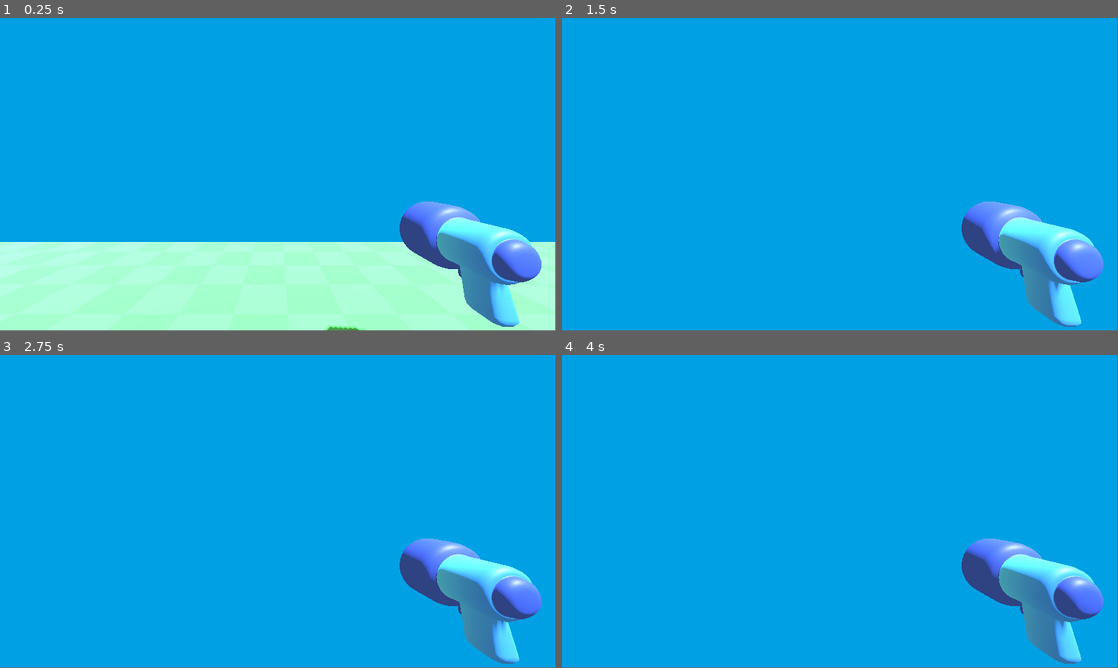
Above: before the commit, frames 1-4 (two rows, left to right).
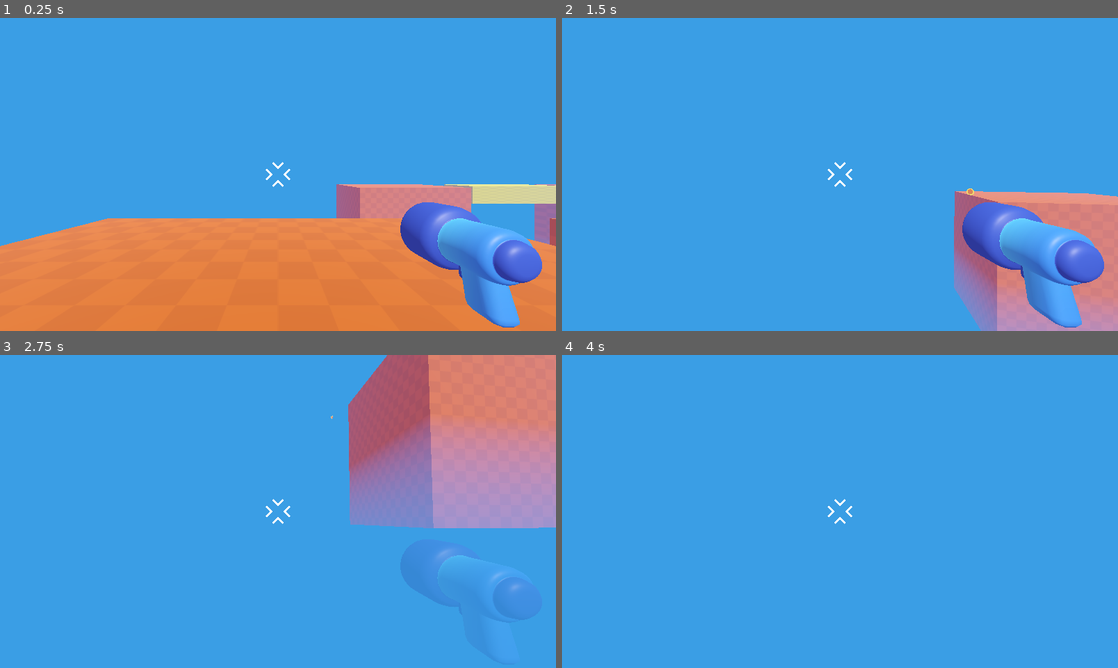
Above: after the commit, the same moments.

Repository: AndresLopez28C/Juego_3DShooter
Game: Godot game, scene res://player/game.tscn
Same seed, same stepped clock (60 frames per second), same inputs: the game is played once before the commit and once after it. Before the commit the project starts from res://level/temporary_level.tscn.
Inputs (mouse positions are in pixels of both pictures, inside the frame that each line leads up to):
- Up to frame 1 (0.25 s): no input
- Up to frame 2 (1.5 s): tap Enter at 0.5 s; move the mouse to (867, 171) at 0.52 s; hold W (Adelante) from 0.53 s (still down); click (867, 171) at 0.6 s; tap Space (Saltar, bound only after the commit) at 0.77, 0.8, 1.07, 1.35 s; move the mouse to (812, 174) at 1.27 s
- Up to frame 3 (2.75 s): keep holding W (Adelante); tap Space (Saltar, bound only after the commit) at 1.52, 1.82, 2.3 s; click (250, 511) at 1.55 s; move the mouse to (289, 505) at 2.02 s; click (289, 505) at 2.1 s
- Up to frame 4 (4 s): keep holding W (Adelante); move the mouse to (834, 514) at 2.77 s; click (834, 514) at 2.85 s; tap Space (Saltar, bound only after the commit) at 3.02, 3.32, 3.5, 3.6, 3.77 s; move the mouse to (878, 514) at 3.52 s
In our replay, the window is 799x449 before the commit and 800x450 after it. These sizes can differ from the game's own. Grey fills any space a smaller window leaves; there, only what the larger window draws over its background counts as a difference.

The runs differ from the first frame. In frame 1, 98% of the frame differs, in the area x 0-100%, y 0-100%; in frame 2, 99%; in frame 3, 99%; in frame 4, 100%.

Commit message:
se añadio arma y disparos, asi como nivel

Diff:
--- /dev/null
+++ b/player/bullet.tscn
@@ -0,0 +1,17 @@
+[gd_scene load_steps=4 format=3 uid="uid://cu8h3u0rlyks5"]
+
+[ext_resource type="PackedScene" uid="uid://bn0mru5tun1mq" path="res://player/projectile/projectile_3d.tscn" id="1_1y6ct"]
+[ext_resource type="Script" uid="uid://due1qnlkduojm" path="res://scripts/bullet.gd" id="1_j40gx"]
+
+[sub_resource type="SphereShape3D" id="SphereShape3D_j40gx"]
+radius = 0.2
+
+[node name="Bullet" type="Area3D"]
+top_level = true
+script = ExtResource("1_j40gx")
+
+[node name="CollisionShape3D" type="CollisionShape3D" parent="."]
+shape = SubResource("SphereShape3D_j40gx")
+
+[node name="projectile3D" parent="." instance=ExtResource("1_1y6ct")]
+transform = Transform3D(-2.1855694e-08, 0, 0.5, 0, 0.5, 0, -0.5, 0, -2.1855694e-08, 0, 0, 0)
--- /dev/null
+++ b/player/game.tscn
@@ -0,0 +1,69 @@
+[gd_scene load_steps=6 format=3 uid="uid://dl7rvkoattgcx"]
+
+[ext_resource type="Texture2D" uid="uid://bos7rridjkps1" path="res://level/checkboard.png" id="1_7ox5r"]
+[ext_resource type="PackedScene" uid="uid://gbmpn7q4h6la" path="res://player/player.tscn" id="1_ijeiy"]
+[ext_resource type="Material" uid="uid://bc6b4hctn24y5" path="res://puente.tres" id="2_nm7jd"]
+
+[sub_resource type="StandardMaterial3D" id="StandardMaterial3D_nm7jd"]
+albedo_color = Color(0.7035471, 0.35487556, 0.06649056, 1)
+albedo_texture = ExtResource("1_7ox5r")
+uv1_scale = Vector3(10, 10, 10)
+
+[sub_resource type="Environment" id="Environment_ijeiy"]
+background_mode = 1
+background_color = Color(0.30363688, 0.76972556, 0.90973794, 1)
+ambient_light_source = 2
+ambient_light_color = Color(0.81645846, 0.61671466, 0.6503666, 1)
+tonemap_mode = 2
+fog_enabled = true
+fog_light_color = Color(0.18751451, 0.48607004, 0.8052652, 1)
+fog_height = -4.35
+fog_height_density = 0.2
+
+[node name="Game" type="Node3D"]
+
+[node name="CSGBox3D" type="CSGBox3D" parent="."]
+transform = Transform3D(1, 0, 0, 0, 1, 0, 0, 0, 1, 0, -5, 0)
+use_collision = true
+size = Vector3(10, 10, 10)
+material = SubResource("StandardMaterial3D_nm7jd")
+
+[node name="CSGBox3D2" type="CSGBox3D" parent="."]
+transform = Transform3D(1, 0, 0, 0, 1, 0, 0, 0, 1, 13.5, -5, 4.5)
+use_collision = true
+size = Vector3(11, 10, 19)
+material = SubResource("StandardMaterial3D_nm7jd")
+
+[node name="CSGBox3D6" type="CSGBox3D" parent="."]
+transform = Transform3D(1, 0, 0, 0, 1, 0, 0, 0, 1, 13.5, -5, -23)
+use_collision = true
+size = Vector3(11, 10, 8)
+material = SubResource("StandardMaterial3D_nm7jd")
+
+[node name="CSGBox3D4" type="CSGBox3D" parent="."]
+transform = Transform3D(1, 0, 0, 0, 1, 0, 0, 0, 1, 39.5, -5, -13.5)
+use_collision = true
+size = Vector3(11, 10, 25)
+material = SubResource("StandardMaterial3D_nm7jd")
+
+[node name="CSGBox3D3" type="CSGBox3D" parent="."]
+transform = Transform3D(1, 0, 0, 0, 1, 0, 0, 0, 1, 27.5, -1, -3)
+use_collision = true
+size = Vector3(11, 2, 4)
+material = ExtResource("2_nm7jd")
+
+[node name="CSGBox3D5" type="CSGBox3D" parent="."]
+transform = Transform3D(1, 0, 0, 0, 1, 0, 0, 0, 1, 27.5, -1, -24)
+material_override = ExtResource("2_nm7jd")
+use_collision = true
+size = Vector3(11, 2, 4)
+material = SubResource("StandardMaterial3D_nm7jd")
+
+[node name="Player" parent="." instance=ExtResource("1_ijeiy")]
+transform = Transform3D(1, 0, 0, 0, 1, 0, 0, 0, 1, 0, 0, 1)
+
+[node name="DirectionalLight3D" type="DirectionalLight3D" parent="."]
+transform = Transform3D(1, 0, 0, 0, 0.7071068, 0.7071068, 0, -0.7071068, 0.7071068, 0, 4, 4)
+
+[node name="WorldEnvironment" type="WorldEnvironment" parent="."]
+environment = SubResource("Environment_ijeiy")
--- a/player/player.tscn
+++ b/player/player.tscn
@@ -1,7 +1,8 @@
-[gd_scene load_steps=6 format=3 uid="uid://gbmpn7q4h6la"]
+[gd_scene load_steps=7 format=3 uid="uid://gbmpn7q4h6la"]
 
 [ext_resource type="PackedScene" uid="uid://chjrhhjvxun3r" path="res://player/simple_gun/gun_model.glb" id="1_oul6g"]
 [ext_resource type="Script" uid="uid://dslr2l5ap5lea" path="res://scripts/player.gd" id="1_rkbax"]
+[ext_resource type="Texture2D" uid="uid://cuyh8hew637ju" path="res://player/reticle.png" id="3_g1dw6"]
 
 [sub_resource type="CapsuleShape3D" id="CapsuleShape3D_kqu6x"]
 
@@ -24,6 +25,10 @@
 [node name="gun_model" parent="Camera3D" instance=ExtResource("1_oul6g")]
 transform = Transform3D(-0.56, 0, -8.455765e-08, 0, 0.56, 0, 8.455765e-08, 0, -0.56, 0.939626, -0.35533273, -1.0053802)
 
+[node name="Marker3D" type="Marker3D" parent="Camera3D"]
+unique_name_in_owner = true
+transform = Transform3D(1, 0, -2.9802322e-08, 0, 1, 0, 2.9802322e-08, 0, 1, 0.9654757, -0.32435715, -1.4865563)
+
 [node name="MeshInstance3D" type="MeshInstance3D" parent="."]
 transform = Transform3D(1, 0, 0, 0, 1, 0, 0, 0, 1, 0, 1, 0)
 visible = false
@@ -33,3 +38,18 @@
 transform = Transform3D(1, 0, 0, 0, 1, 0, 0, 0, 1, 0, 1, -1)
 visible = false
 mesh = SubResource("BoxMesh_kqu6x")
+
+[node name="Reticle" type="TextureRect" parent="."]
+anchors_preset = 8
+anchor_left = 0.5
+anchor_top = 0.5
+anchor_right = 0.5
+anchor_bottom = 0.5
+offset_left = -27.0
+offset_top = -27.0
+offset_right = 27.0
+offset_bottom = 27.0
+grow_horizontal = 2
+grow_vertical = 2
+texture = ExtResource("3_g1dw6")
+expand_mode = 1
--- /dev/null
+++ b/player/projectile/projectile_3d.tscn
@@ -0,0 +1,15 @@
+[gd_scene load_steps=4 format=3 uid="uid://bn0mru5tun1mq"]
+
+[ext_resource type="PackedScene" uid="uid://bl1abdlwirg31" path="res://player/projectile/projectile_model.glb" id="1_ndq6i"]
+[ext_resource type="Shader" uid="uid://b4wc5wsyakc0a" path="res://player/projectile/projectile.gdshader" id="2_chfaf"]
+
+[sub_resource type="ShaderMaterial" id="ShaderMaterial_htc8w"]
+render_priority = 0
+shader = ExtResource("2_chfaf")
+shader_parameter/tail_color = Color(0.89753485, 0.7550919, 0.22808576, 1)
+shader_parameter/head_color = Color(0.76263213, 0.39912254, 0.120459385, 1)
+
+[node name="projectile3D" instance=ExtResource("1_ndq6i")]
+
+[node name="Projectile" parent="." index="0"]
+material_override = SubResource("ShaderMaterial_htc8w")
--- a/project.godot
+++ b/project.godot
@@ -11,30 +11,49 @@
 [application]
 
 config/name="3DShooter"
-run/main_scene="uid://dp7sxe5xl5shk"
+run/main_scene="uid://dl7rvkoattgcx"
 config/features=PackedStringArray("4.5", "Mobile")
 config/icon="res://icon.svg"
+
+[display]
+
+window/stretch/mode="viewport"
 
 [input]
 
 Adelante={
 "deadzone": 0.2,
 "events": [Object(InputEventKey,"resource_local_to_scene":false,"resource_name":"","device":-1,"window_id":0,"alt_press …(192 unchanged characters)…
+, Object(InputEventJoypadMotion,"resource_local_to_scene":false,"resource_name":"","device":-1,"axis":1,"axis_value":-1.0,"script":null)
 ]
 }
 Atras={
 "deadzone": 0.2,
 "events": [Object(InputEventKey,"resource_local_to_scene":false,"resource_name":"","device":-1,"window_id":0,"alt_press …(192 unchanged characters)…
+, Object(InputEventJoypadMotion,"resource_local_to_scene":false,"resource_name":"","device":-1,"axis":1,"axis_value":1.0,"script":null)
 ]
 }
 Izquierda={
 "deadzone": 0.2,
 "events": [Object(InputEventKey,"resource_local_to_scene":false,"resource_name":"","device":-1,"window_id":0,"alt_press …(191 unchanged characters)…
+, Object(InputEventJoypadMotion,"resource_local_to_scene":false,"resource_name":"","device":-1,"axis":0,"axis_value":-1.0,"script":null)
 ]
 }
 Derecha={
 "deadzone": 0.2,
 "events": [Object(InputEventKey,"resource_local_to_scene":false,"resource_name":"","device":-1,"window_id":0,"alt_press …(192 unchanged characters)…
+, Object(InputEventJoypadMotion,"resource_local_to_scene":false,"resource_name":"","device":-1,"axis":0,"axis_value":1.0,"script":null)
+]
+}
+Saltar={
+"deadzone": 0.2,
+"events": [Object(InputEventKey,"resource_local_to_scene":false,"resource_name":"","device":-1,"window_id":0,"alt_pressed":false,"shift_pressed":false,"ctrl_pressed":false,"meta_pressed":false,"pressed":false,"keycode":0,"physical_keycode":32,"key_label":0,"unicode":32,"location":0,"echo":false,"script":null)
+, Object(InputEventJoypadButton,"resource_local_to_scene":false,"resource_name":"","device":-1,"button_index":0,"pressure":0.0,"pressed":true,"script":null)
+]
+}
+Disparar={
+"deadzone": 0.2,
+"events": [Object(InputEventMouseButton,"resource_local_to_scene":false,"resource_name":"","device":-1,"window_id":0,"alt_pressed":false,"shift_pressed":false,"ctrl_pressed":false,"meta_pressed":false,"button_mask":1,"position":Vector2(100, 10),"global_position":Vector2(107, 47),"factor":1.0,"button_index":1,"canceled":false,"pressed":true,"double_click":false,"script":null)
 ]
 }
 
--- /dev/null
+++ b/puente.tres
@@ -0,0 +1,8 @@
+[gd_resource type="StandardMaterial3D" load_steps=2 format=3 uid="uid://bc6b4hctn24y5"]
+
+[ext_resource type="Texture2D" uid="uid://bos7rridjkps1" path="res://level/checkboard.png" id="1_x568i"]
+
+[resource]
+albedo_color = Color(0.74832356, 0.77190584, 0.06048479, 1)
+albedo_texture = ExtResource("1_x568i")
+uv1_scale = Vector3(6, 6, 6)
--- /dev/null
+++ b/scripts/bullet.gd
@@ -0,0 +1,10 @@
+extends Area3D
+const SPEED = 15.0
+const rangeb = 50.0
+var traveled_distance = 0.0
+
+func _physics_process(delta: float) -> void:
+	position += -transform.basis.z * SPEED* delta
+	traveled_distance += delta*SPEED
+	if traveled_distance > rangeb:
+		queue_free()
--- a/scripts/player.gd
+++ b/scripts/player.gd
@@ -15,7 +15,7 @@
 	elif event.is_action("ui_cancel"):
 		Input.set_mouse_mode(Input.MOUSE_MODE_VISIBLE)
 
-func _process(_delta: float) -> void:
+func _process(delta: float) -> void:
 	const speed =5.5
 	var input_direction2d = Input.get_vector("Izquierda","Derecha","Adelante","Atras")
 	var input_direction3d = Vector3(input_direction2d.x,0.0,input_direction2d.y)
@@ -23,4 +23,18 @@
 	var direction = transform.basis * input_direction3d
 	velocity.x= direction.x*speed
 	velocity.z= direction.z*speed
+	velocity.y -=20 * delta
+	if Input.is_action_just_pressed("Saltar") and is_on_floor():
+		velocity.y = 10
+	elif Input.is_action_just_released("Saltar") and velocity.y>0:
+		velocity.y=0
+
 	move_and_slide()
+	if Input.is_action_just_pressed("Disparar"):
+		_shoot_bullet()
+
+func _shoot_bullet():
+	const BULLET3D = preload("res://player/bullet.tscn")
+	var new_bullet = BULLET3D.instantiate()
+	%Marker3D.add_child(new_bullet)
+	new_bullet.global_transform = %Marker3D.global_transform
Not shown, added: scripts/bullet.gd.uid
